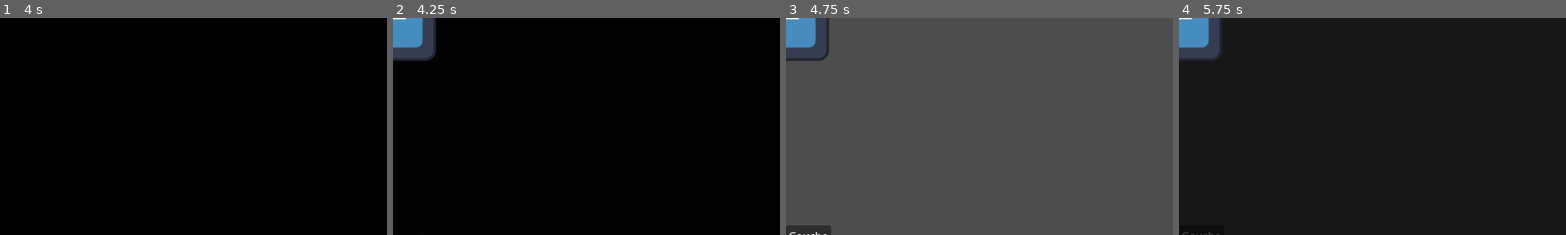
Above: before the commit, frames 1-4 (left to right).
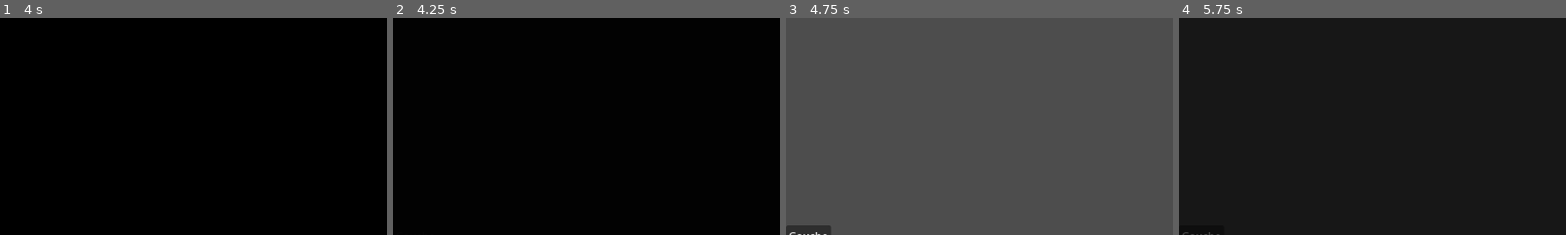
Above: after the commit, the same moments.

Repository: JasonJ13/GGJ2026
Game: Godot game, scene res://Scenes/App.tscn
Same seed, same stepped clock (60 frames per second), same inputs: the game is played once before the commit and once after it. The project has no main scene, so this scene is started directly. The engine's default icon, where the game draws it, is replaced by a stand-in: a white triangle on a blue panel in a dark square.
Inputs:
- Up to frame 1 (4 s): click "Gauche" at 0.5 s; click "Droite" at 1.25 s; click "Gauche" at 2 s; click "Droite" at 2.75 s; click "Gauche" at 3.5 s
- Up to frame 2 (4.25 s): no input
- Up to frame 3 (4.75 s): click "Droite" at 4.25 s
- Up to frame 4 (5.75 s): tap Enter at 5 s
The pictures show only the part of the screen within x 0-50%, y 0-50%; the shares and areas given below are measured in that part.

Frame 1 is identical in both runs. In frame 2, 2.1% of the frame differs, in the area x 0-12%, y 0-20%; in frame 3, 1.3%; in frame 4, 2.1%.

Commit message:
monster mouvement

Diff:
--- a/Scenes/App.tscn
+++ b/Scenes/App.tscn
@@ -242,6 +242,7 @@
 grow_horizontal = 2
 grow_vertical = 2
 script = ExtResource("1_lp4n7")
+nmbRoom = 6
 
 [node name="Player" parent="." unique_id=2132586905 instance=ExtResource("2_pqvxe")]
 layout_mode = 1
--- a/Scripts/App.gd
+++ b/Scripts/App.gd
@@ -16,6 +16,7 @@
 var monsterRess : Resource = preload("res://Scenes/Monster/Monster.tscn")
 var monster : Monster
 var monsterIsPresent : bool = false
+var monsterIsOut : bool = true
 
 # Called when the node enters the scene tree for the first time.
 func _ready() -> void:
@@ -26,25 +27,28 @@
 	if isdebug :
 		testRoomRess = preload("res://Scenes/Rooms/TestRoom.tscn")
 
-		var testRoom1 = testRoomRess.instantiate()
-		testRoom1.set_num(1)
-		var testRoom2 = testRoomRess.instantiate()
-		testRoom2.set_num(2)
-		testRoom1.set_right_room(testRoom2)
-		testRoom2.set_left_room(testRoom1)
-		var testRoom3 = testRoomRess.instantiate()
-		testRoom3.set_num(3)
-		testRoom2.set_right_room(testRoom3)
-		testRoom3.set_left_room(testRoom2)
-		var testRoom4 = testRoomRess.instantiate()
-		testRoom4.set_num(4)
-		testRoom3.set_right_room(testRoom4)
-		testRoom4.set_left_room(testRoom3)
-		testRoom4.set_right_room(testRoom1)
-		testRoom1.set_left_room(testRoom4)
+		var prevRoom : Room = null
+		var firstRoom : Room = null
+		for i in range(nmbRoom) :
+			var newRoom : Room = testRoomRess.instantiate()
+			newRoom.set_num(i)
+			if prevRoom != null :
+				newRoom.set_left_room(prevRoom)
+				newRoom.get_left_room().set_right_room(newRoom)
+			else :
+				firstRoom = newRoom
 
-		enter_room(testRoom1, false)
-		monster.location = testRoom3
+			prevRoom = newRoom
+
+			@warning_ignore("integer_division")
+			if i == nmbRoom/2 :
+				monster.location = newRoom
+
+			elif i == nmbRoom -1 :
+				newRoom.set_right_room(firstRoom)
+				firstRoom.set_left_room(newRoom)
+
+		enter_room(firstRoom, false)
 		monsterIsPresent = true
 
 func enter_room(new_room : Room, not_first_room = true) -> void:
@@ -77,12 +81,13 @@
 var cooldownMonster : int = 120
 var timerMonster : int = 0
 
+@warning_ignore("unused_parameter")
 func _process(delta: float) -> void:
 
 	if monsterIsPresent :
 		timerMonster += 1
 
-		if (onIdle && cooldownMonster < timerMonster) :
+		if (onIdle && monsterIsOut && cooldownMonster < timerMonster) :
 			monster.mouvementOpportunity()
 			timerMonster = 0
 
@@ -95,6 +100,7 @@
 		roomAct = roomAct.get_left_room()
 		nmbRoomTravel += 1
 
+	@warning_ignore("integer_division")
 	if nmbRoomTravel <= nmbRoom/2 :
 		return [nmbRoomTravel,true]
 	else :
@@ -103,3 +109,4 @@
 func monsterMoved() -> void :
 	if monster.get_location() == currentRoom :
 		self.add_child(monster)
+		monsterIsOut = false
